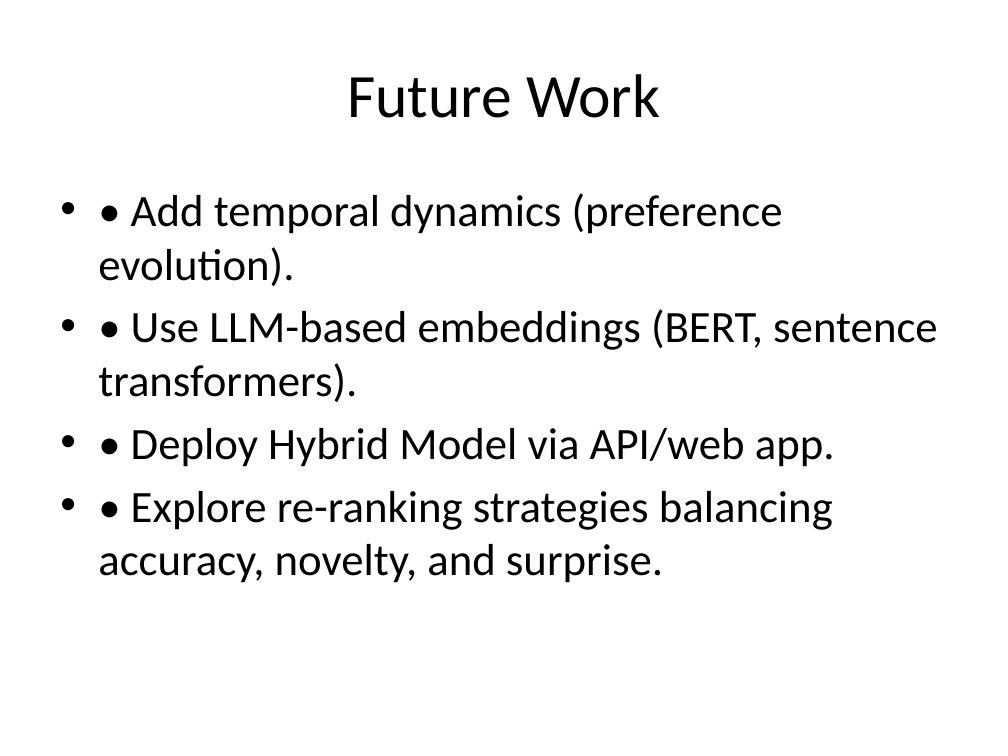
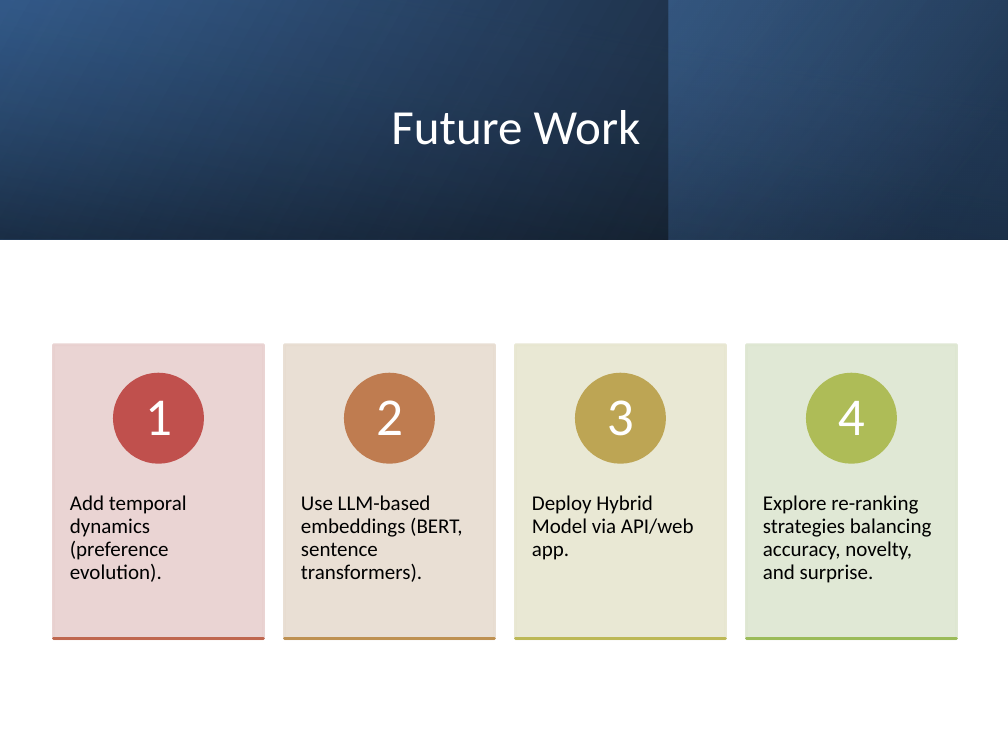
Before and after one commit to VidushiR/Springboard, a slide deck: slide 19 of CapstoneThree_MovieRecommedationSystem/reports/MovieRecommendationCapstoneThree_Final_Presentation.pptx (slide 11 before the commit). Drawn at 1008x756 pixels with LibreOffice and Linux fonts; fonts in the diff are those of the drawing. Boxes give left, top, right and bottom in pixels: in the first picture for what was removed or moved away, otherwise in the second. Text is boxed around its words. In the diff, an @@ line names an element or a change of style, - is before the commit and + after.

```diff
--- a/CapstoneThree_MovieRecommedationSystem/reports/MovieRecommendationCapstoneThree_Final_Presentation.pptx
+++ b/CapstoneThree_MovieRecommedationSystem/reports/MovieRecommendationCapstoneThree_Final_Presentation.pptx
@@ rectangle added at <box>0,0,1008,239</box>, fill gradient #000000 to #376092 @@
@@ rectangle added at <box>0,1,1007,239</box>, fill gradient #376092 to #000000 @@
@@ rectangle added at <box>668,0,1007,239</box>, fill gradient #254061 to #4F81BD @@
@@ title "Future Work": place and size @@
-title "Future Work" at <box>347,74,660,118</box>
+title "Future Work" at <box>391,110,641,145</box>
@@ title "Future Work" at <box>391,110,641,145</box>: size 44 to 35 pt, text colour #000000 to #FFFFFF @@
@@ text removed at <box>98,193,937,583</box> @@
-• • Add temporal dynamics (preference evolution).
-• • Use LLM-based embeddings (BERT, sentence transformers).
-• • Deploy Hybrid Model via API/web app.
-• • Explore re-ranking strategies balancing accuracy, novelty, and surprise.
@@ group added at <box>53,345,957,639</box>: 8 rectangles, 8 texts, 4 ellipses @@
+Add temporal dynamics (preference evolution).
+1
+Use LLM-based embeddings (BERT, sentence transformers).
+2
+Deploy Hybrid Model via API/web app.
+3
+Explore re-ranking strategies balancing accuracy, novelty, and surprise.
+4
```
Also in this commit, not shown: 10 other slides changed, 9 slides added.
